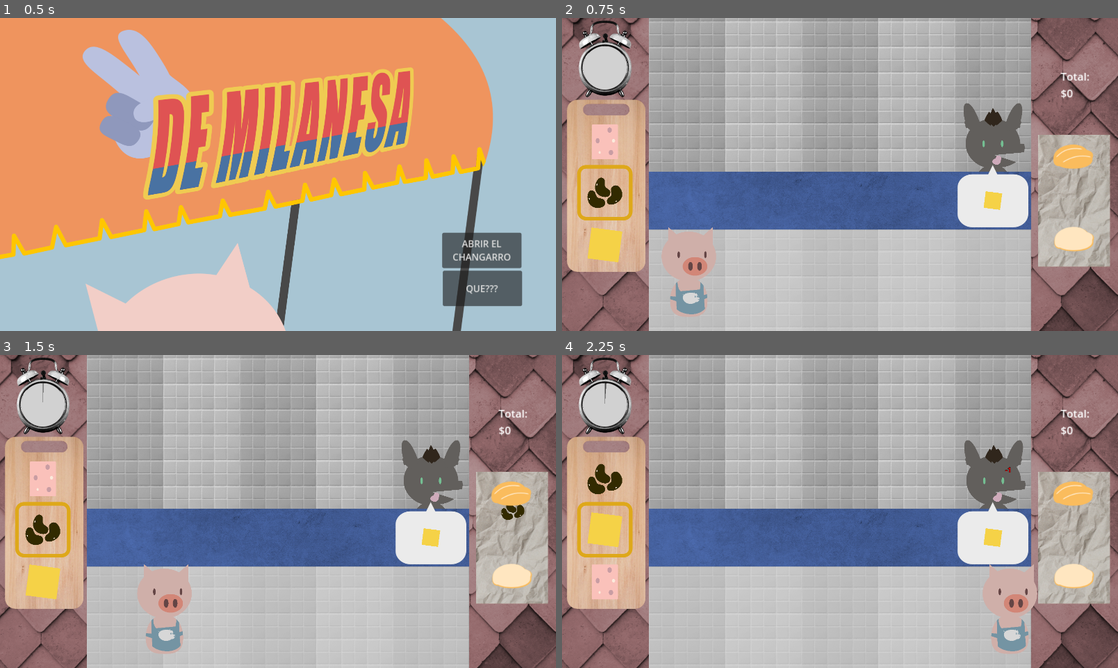
Above: before the commit, frames 1-4 (two rows, left to right).
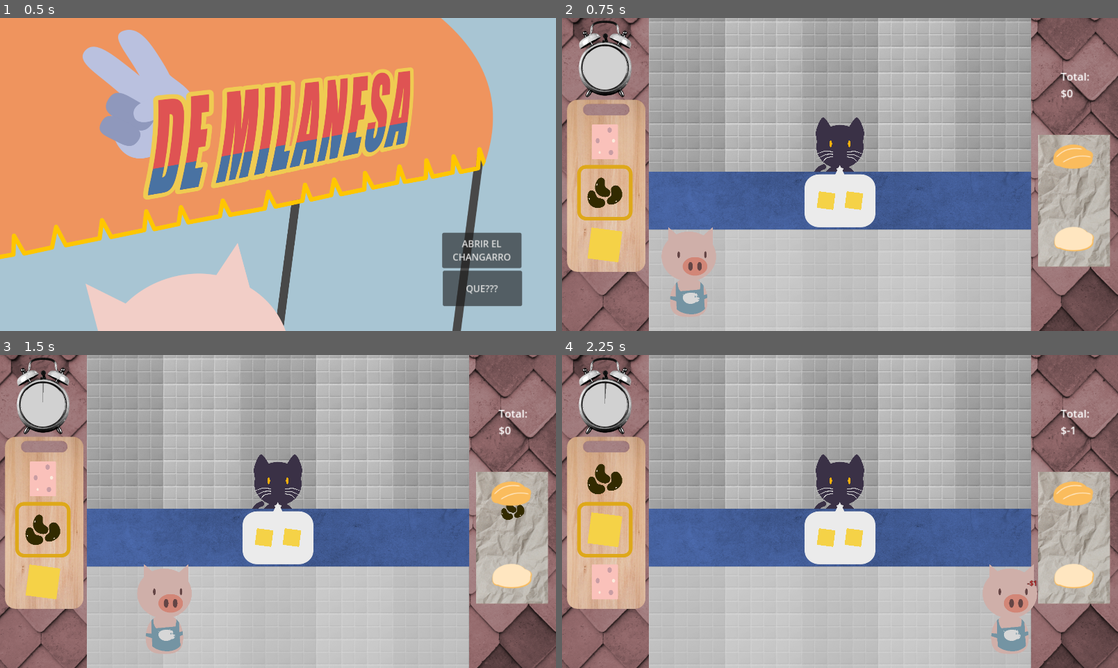
Above: after the commit, the same moments.

Repository: supersweet-dev/dos-de-milanesa
Game: Godot game, scene res://scenes/screens/main_menu.tscn
Two runs of this game, one before a commit and one after it. Both use one fixed random seed, a clock stepped at 60 frames per second and the inputs below.
Inputs:
- Up to frame 1 (0.5 s): no input
- Up to frame 2 (0.75 s): click "ABRIR EL CHANGARRO" at 0.5 s
- Up to frame 3 (1.5 s): tap Enter at 1.25 s; hold Right (move_right) from 1.28 s (still down); tap Space (ingredients_add) at 1.35 s
- Up to frame 4 (2.25 s): release Right (move_right) at 2.03 s; hold S (ingredients_down) from 2.03 s (still down); tap Up (serve_order) at 2.1 s

Frame 1 is identical in both runs. In frame 2, 7.0% of the frame differs, in the area x 43-84%, y 27-67%; in frame 3, 7.0%; in frame 4, 7.1%, in the area x 43-93%, y 22-74%.

Commit message:
`Game` node is now `Level`. Moved queue management from `Queue` to parent node `Level`.

Diff:
--- a/scenes/queue.tscn
+++ b/scenes/queue.tscn
@@ -1,6 +1,6 @@
 [gd_scene load_steps=2 format=3 uid="uid://b3a21rr1hs8xn"]
 
-[ext_resource type="Script" uid="uid://cycx44my7empk" path="res://scripts/queue-system.gd" id="1_v6k7x"]
+[ext_resource type="Script" uid="uid://cycx44my7empk" path="res://scripts/level_controller.gd" id="1_v6k7x"]
 
 [node name="Queue" type="Node2D"]
 script = ExtResource("1_v6k7x")
--- a/scenes/screens/game.tscn
+++ /dev/null
@@ -1,125 +0,0 @@
-[gd_scene load_steps=16 format=3 uid="uid://deytbm3kyu5oo"]
-
-[ext_resource type="Texture2D" uid="uid://bh65x0sqwcqj" path="res://assets/sets/floor.png" id="1_e0wmo"]
-[ext_resource type="PackedScene" uid="uid://i51w8muep7jl" path="res://scenes/player.tscn" id="1_kauht"]
-[ext_resource type="PackedScene" uid="uid://b3a21rr1hs8xn" path="res://scenes/queue.tscn" id="2_yruvw"]
-[ext_resource type="PackedScene" uid="uid://c7jmnjwyek2rk" path="res://scenes/ingredient_menu.tscn" id="3_vsgdc"]
-[ext_resource type="Texture2D" uid="uid://bdpt0g0s5nk46" path="res://assets/game-ui/torta-shell-bot.svg" id="4_ggwlb"]
-[ext_resource type="Texture2D" uid="uid://bihuud7sn7ta" path="res://assets/game-ui/ingredient-frame.svg" id="5_e0wmo"]
-[ext_resource type="Texture2D" uid="uid://ckxfmkydoed6b" path="res://assets/game-ui/torta-shell-top.svg" id="6_xrk1x"]
-[ext_resource type="Script" uid="uid://cfm1k00kkoese" path="res://scripts/order_lanes.gd" id="7_oni8f"]
-[ext_resource type="AudioStream" uid="uid://c10kpnphnumkh" path="res://assets/sounds/music/main-theme.mp3" id="8_s3n12"]
-[ext_resource type="Texture2D" uid="uid://np5njfjmdrex" path="res://assets/sets/counter.png" id="9_yruvw"]
-[ext_resource type="Texture2D" uid="uid://cwamwhi66m7mi" path="res://assets/sets/walls.png" id="11_xrk1x"]
-[ext_resource type="Texture2D" uid="uid://b6033gv7xbphe" path="res://assets/sets/flare.png" id="12_oni8f"]
-[ext_resource type="Texture2D" uid="uid://g0ite8b3q3uw" path="res://assets/game-ui/timer-texture.svg" id="13_oni8f"]
-[ext_resource type="Texture2D" uid="uid://g5b4h1a7gf7q" path="res://assets/game-ui/timer-bg.png" id="13_xrk1x"]
-
-[sub_resource type="RectangleShape2D" id="RectangleShape2D_80nbo"]
-size = Vector2(300, 1080)
-
-[node name="Game" type="Node2D"]
-
-[node name="Floor" type="Sprite2D" parent="."]
-texture = ExtResource("1_e0wmo")
-centered = false
-
-[node name="Walls" type="Sprite2D" parent="."]
-texture = ExtResource("11_xrk1x")
-centered = false
-
-[node name="Flare" type="Sprite2D" parent="Walls"]
-texture = ExtResource("12_oni8f")
-centered = false
-
-[node name="StaticBody2D" type="StaticBody2D" parent="."]
-
-[node name="WallLeft" type="CollisionShape2D" parent="StaticBody2D"]
-position = Vector2(150, 540)
-shape = SubResource("RectangleShape2D_80nbo")
-
-[node name="WallRight" type="CollisionShape2D" parent="StaticBody2D"]
-position = Vector2(1770, 540)
-shape = SubResource("RectangleShape2D_80nbo")
-
-[node name="Queue" parent="." instance=ExtResource("2_yruvw")]
-
-[node name="Counter" type="Sprite2D" parent="Queue"]
-texture = ExtResource("9_yruvw")
-centered = false
-
-[node name="IngredientsMenu" parent="." instance=ExtResource("3_vsgdc")]
-position = Vector2(148.2, 603)
-scale = Vector2(0.6, 0.6)
-
-[node name="Torta-shell-bot" type="Sprite2D" parent="."]
-position = Vector2(1769, 765)
-scale = Vector2(1.8, 1.8)
-texture = ExtResource("4_ggwlb")
-
-[node name="TortaContainer" type="Node2D" parent="."]
-position = Vector2(1771, 534)
-
-[node name="IngredientFrame" type="Sprite2D" parent="."]
-position = Vector2(148.2, 603)
-scale = Vector2(0.6, 0.6)
-texture = ExtResource("5_e0wmo")
-
-[node name="Torta-shell-top" type="Sprite2D" parent="."]
-position = Vector2(1766, 480)
-scale = Vector2(1.8, 1.8)
-texture = ExtResource("6_xrk1x")
-
-[node name="OrderLanes" type="Node2D" parent="."]
-position = Vector2(960, 615)
-script = ExtResource("7_oni8f")
-
-[node name="Lane1" type="Node2D" parent="OrderLanes"]
-position = Vector2(-528, 0)
-
-[node name="Lane2" type="Node2D" parent="OrderLanes"]
-position = Vector2(-264, 0)
-
-[node name="Lane3" type="Node2D" parent="OrderLanes"]
-
-[node name="Lane4" type="Node2D" parent="OrderLanes"]
-position = Vector2(264, 0)
-
-[node name="Lane5" type="Node2D" parent="OrderLanes"]
-position = Vector2(528, 0)
-
-[node name="MiggyPiggy" parent="." instance=ExtResource("1_kauht")]
-position = Vector2(438, 1029)
-
-[node name="Score" type="Label" parent="."]
-offset_left = 1722.0
-offset_top = 176.0
-offset_right = 1760.0
-offset_bottom = 215.0
-scale = Vector2(2.29808, 2.22637)
-text = "???"
-metadata/_edit_use_anchors_ = true
-
-[node name="RoundTimer" type="Node2D" parent="."]
-
-[node name="TimerBackground" type="Sprite2D" parent="RoundTimer"]
-texture = ExtResource("13_xrk1x")
-centered = false
-
-[node name="GameTimer" type="Timer" parent="RoundTimer"]
-wait_time = 180.0
-one_shot = true
-
-[node name="TimerPie" type="TextureProgressBar" parent="RoundTimer/GameTimer"]
-offset_left = 73.0
-offset_top = 97.0
-offset_right = 223.0
-offset_bottom = 247.0
-max_value = 180.0
-value = 180.0
-fill_mode = 5
-texture_progress = ExtResource("13_oni8f")
-
-[node name="BackgroundMusic" type="AudioStreamPlayer2D" parent="."]
-stream = ExtResource("8_s3n12")
-autoplay = true
--- /dev/null
+++ b/scenes/screens/level.tscn
@@ -0,0 +1,128 @@
+[gd_scene load_steps=17 format=3 uid="uid://deytbm3kyu5oo"]
+
+[ext_resource type="Script" uid="uid://cycx44my7empk" path="res://scripts/level_controller.gd" id="1_lb4k8"]
+[ext_resource type="Texture2D" uid="uid://bh65x0sqwcqj" path="res://assets/sets/floor.png" id="2_lkchr"]
+[ext_resource type="Texture2D" uid="uid://cwamwhi66m7mi" path="res://assets/sets/walls.png" id="3_xydpy"]
+[ext_resource type="Texture2D" uid="uid://b6033gv7xbphe" path="res://assets/sets/flare.png" id="4_5fk06"]
+[ext_resource type="PackedScene" uid="uid://b3a21rr1hs8xn" path="res://scenes/queue.tscn" id="5_f1jnl"]
+[ext_resource type="Texture2D" uid="uid://np5njfjmdrex" path="res://assets/sets/counter.png" id="6_je5y7"]
+[ext_resource type="PackedScene" uid="uid://c7jmnjwyek2rk" path="res://scenes/ingredient_menu.tscn" id="7_v4gx6"]
+[ext_resource type="Texture2D" uid="uid://bdpt0g0s5nk46" path="res://assets/game-ui/torta-shell-bot.svg" id="8_8y8pw"]
+[ext_resource type="Texture2D" uid="uid://bihuud7sn7ta" path="res://assets/game-ui/ingredient-frame.svg" id="9_r7jjm"]
+[ext_resource type="Texture2D" uid="uid://ckxfmkydoed6b" path="res://assets/game-ui/torta-shell-top.svg" id="10_b6m2l"]
+[ext_resource type="Script" uid="uid://cfm1k00kkoese" path="res://scripts/order_lanes.gd" id="11_a8xar"]
+[ext_resource type="PackedScene" uid="uid://i51w8muep7jl" path="res://scenes/player.tscn" id="12_dhkr1"]
+[ext_resource type="Texture2D" uid="uid://g5b4h1a7gf7q" path="res://assets/game-ui/timer-bg.png" id="13_0om85"]
+[ext_resource type="Texture2D" uid="uid://g0ite8b3q3uw" path="res://assets/game-ui/timer-texture.svg" id="14_louwm"]
+[ext_resource type="AudioStream" uid="uid://c10kpnphnumkh" path="res://assets/sounds/music/main-theme.mp3" id="15_ma8ce"]
+
+[sub_resource type="RectangleShape2D" id="RectangleShape2D_80nbo"]
+size = Vector2(300, 1080)
+
+[node name="Level" type="Node2D"]
+script = ExtResource("1_lb4k8")
+
+[node name="Floor" type="Sprite2D" parent="."]
+texture = ExtResource("2_lkchr")
+centered = false
+
+[node name="Walls" type="Sprite2D" parent="."]
+texture = ExtResource("3_xydpy")
+centered = false
+
+[node name="Flare" type="Sprite2D" parent="Walls"]
+texture = ExtResource("4_5fk06")
+centered = false
+
+[node name="WallCollisions" type="StaticBody2D" parent="Walls"]
+
+[node name="WallLeft" type="CollisionShape2D" parent="Walls/WallCollisions"]
+position = Vector2(150, 540)
+shape = SubResource("RectangleShape2D_80nbo")
+
+[node name="WallRight" type="CollisionShape2D" parent="Walls/WallCollisions"]
+position = Vector2(1770, 540)
+shape = SubResource("RectangleShape2D_80nbo")
+
+[node name="Queue" parent="." instance=ExtResource("5_f1jnl")]
+script = null
+
+[node name="Counter" type="Sprite2D" parent="Queue"]
+texture = ExtResource("6_je5y7")
+centered = false
+
+[node name="IngredientsMenu" parent="." instance=ExtResource("7_v4gx6")]
+position = Vector2(148.2, 603)
+scale = Vector2(0.6, 0.6)
+
+[node name="Torta-shell-bot" type="Sprite2D" parent="."]
+position = Vector2(1769, 765)
+scale = Vector2(1.8, 1.8)
+texture = ExtResource("8_8y8pw")
+
+[node name="TortaContainer" type="Node2D" parent="."]
+position = Vector2(1771, 534)
+
+[node name="IngredientFrame" type="Sprite2D" parent="."]
+position = Vector2(148.2, 603)
+scale = Vector2(0.6, 0.6)
+texture = ExtResource("9_r7jjm")
+
+[node name="Torta-shell-top" type="Sprite2D" parent="."]
+position = Vector2(1766, 480)
+scale = Vector2(1.8, 1.8)
+texture = ExtResource("10_b6m2l")
+
+[node name="OrderLanes" type="Node2D" parent="."]
+position = Vector2(960, 615)
+script = ExtResource("11_a8xar")
+
+[node name="Lane1" type="Node2D" parent="OrderLanes"]
+position = Vector2(-528, 0)
+
+[node name="Lane2" type="Node2D" parent="OrderLanes"]
+position = Vector2(-264, 0)
+
+[node name="Lane3" type="Node2D" parent="OrderLanes"]
+
+[node name="Lane4" type="Node2D" parent="OrderLanes"]
+position = Vector2(264, 0)
+
+[node name="Lane5" type="Node2D" parent="OrderLanes"]
+position = Vector2(528, 0)
+
+[node name="MiggyPiggy" parent="." instance=ExtResource("12_dhkr1")]
+position = Vector2(438, 1029)
+
+[node name="Score" type="Label" parent="."]
+offset_left = 1722.0
+offset_top = 176.0
+offset_right = 1760.0
+offset_bottom = 215.0
+scale = Vector2(2.29808, 2.22637)
+text = "???"
+metadata/_edit_use_anchors_ = true
+
+[node name="RoundTimer" type="Node2D" parent="."]
+
+[node name="TimerBackground" type="Sprite2D" parent="RoundTimer"]
+texture = ExtResource("13_0om85")
+centered = false
+
+[node name="GameTimer" type="Timer" parent="RoundTimer"]
+wait_time = 180.0
+one_shot = true
+
+[node name="TimerPie" type="TextureProgressBar" parent="RoundTimer/GameTimer"]
+offset_left = 73.0
+offset_top = 97.0
+offset_right = 223.0
+offset_bottom = 247.0
+max_value = 180.0
+value = 180.0
+fill_mode = 5
+texture_progress = ExtResource("14_louwm")
+
+[node name="BackgroundMusic" type="AudioStreamPlayer2D" parent="."]
+stream = ExtResource("15_ma8ce")
+autoplay = true
--- a/scripts/queue-system.gd
+++ b/scripts/level_controller.gd
@@ -6,12 +6,13 @@
 @export var spawn_area_y: int = Globals.CLIENT_SPAWN_AREA_Y
 @export var max_clients_per_lane: int = Globals.MAX_CLIENTS_PER_LANE
 
-@onready var player: CharacterBody2D = get_node("../MiggyPiggy")
-@onready var ingredient_menu = $"../IngredientsMenu"
-@onready var game_timer_container = $"../RoundTimer"
-@onready var game_timer = $"../RoundTimer/GameTimer"
-@onready var timer_pie = $"../RoundTimer/GameTimer/TimerPie"
-@onready var score_label = $"../Score"
+@onready var player: CharacterBody2D = $MiggyPiggy
+@onready var sprite_queue = $Queue
+@onready var ingredient_menu = $IngredientsMenu
+@onready var game_timer_container = $RoundTimer
+@onready var game_timer = $RoundTimer/GameTimer
+@onready var timer_pie = $RoundTimer/GameTimer/TimerPie
+@onready var score_label = $Score
 
 var TIME_LIMIT = Globals.TIME_LIMIT
 
@@ -47,7 +48,7 @@
 	starting_timer_position = game_timer_container.position.y
 	_build_client_pool()
 	for i in range(lane_total):
-		var lane_node_path = "../OrderLanes/Lane" + str(i + 1)
+		var lane_node_path = "OrderLanes/Lane" + str(i + 1)
 		var lane_node = get_node(lane_node_path)
 		lanes.append(int(lane_node.global_position.x))
 		lane_nodes[lanes[i]] = lane_node
@@ -311,12 +312,13 @@
 
 		# Set visual properties
 		var sprite = client.get_node("ClientSprite")
+		print(sprite)
 		sprite.texture = client_type.texture
 		var darkness_factor = 1.0 - (queue.size() * CLIENT_DARKNESS_FACTOR)
 		sprite.modulate = Color(darkness_factor, darkness_factor, darkness_factor)
 
-		add_child(client)
-		move_child(client, 0)
+		sprite_queue.add_child(client)
+		sprite_queue.move_child(client, 0)
 		queue.append(client)
 		_update_order_display(lane)
 
--- a/scripts/main_menu.gd
+++ b/scripts/main_menu.gd
@@ -8,7 +8,7 @@
 	controls_button.pressed.connect(_on_controls_pressed)
 
 func _on_start_pressed():
-	get_tree().change_scene_to_file("res://scenes/screens/game.tscn")
+	get_tree().change_scene_to_file("res://scenes/screens/level.tscn")
 
 func _on_controls_pressed():
 	get_tree().change_scene_to_file("res://scenes/screens/controls.tscn")
Renamed: scripts/queue-system.gd.uid -> scripts/level_controller.gd.uid
